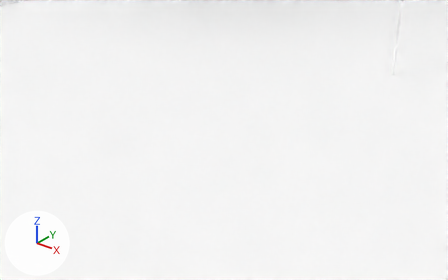
The Blender file lightengine-demo/src/main/resources/assets/levels/test_state/models/level.blend: old version first, new version second.
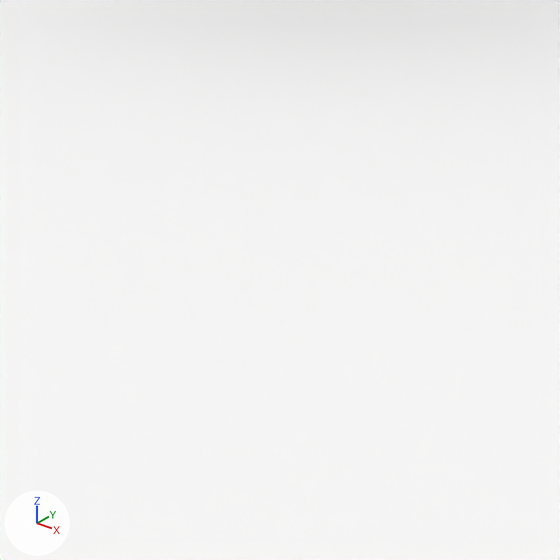
Each version appears first from a 50 mm lens placed at (12.81, -30.67, 11.52), pointed at (-3.74, -9.98, -1.31), and next in a close-up on the part from 23% to 71% of the width and 0% to 76% of the height. Arrows for +X, +Y and +Z are at lower left; the lights stay in place.
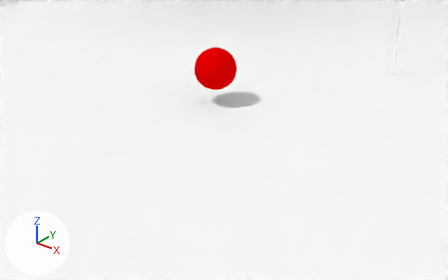
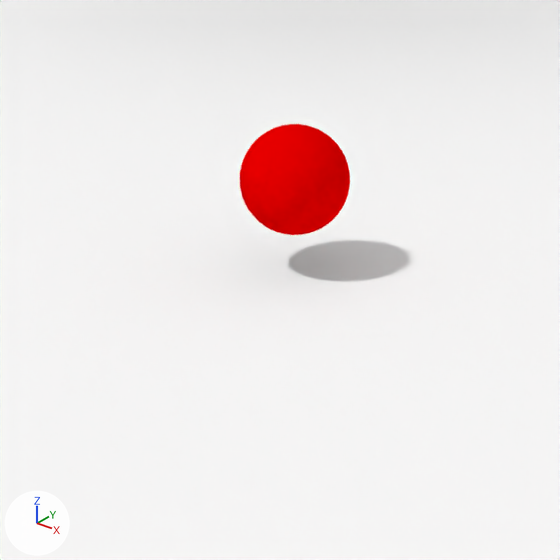
Pixel boxes (x1, y1, x2, y2) of what changed, in the close-ups (560 x 560 px):
'Sphere', added (red): after (240, 124, 350, 235)

Diff of the bpy script that builds the scene:
```diff
--- a/lightengine-demo/src/main/resources/assets/levels/test_state/models/level.blend.py
+++ b/lightengine-demo/src/main/resources/assets/levels/test_state/models/level.blend.py
@@ mat_material_002 @@
+mat_material_002 = diffuse_material('Material.002')
+mat_material_002.base_color = (0.8, 0.0, 0.0)  # red #e70000
@@ me_sphere @@
+me_sphere.from_pydata(...)  # an icosphere of 1280 faces spanning x -5.97..-3.97, y 0.73..2.73, z 8.08..10.08
+me_sphere.polygons.foreach_set('use_smooth', [True] * 1280)
+me_sphere.materials.append(mat_material_002)  # red #e70000
@@ ob_sphere @@
+ob_sphere = bpy.data.objects.new('Sphere', me_sphere)
+ob_sphere.location = (0.0, 0.0, 0.0)
+ob_sphere.rotation_euler = (1.571, 0.0, 0.0)  # degrees (90, 0, 0)
```
